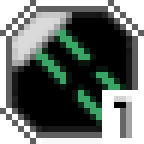
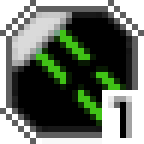
The second 144 × 144 image is a revision of the first. Changes to its layers:
painted on "Level" over [108, 96, 132, 138]
painted on "Abgerundetes Rechteck 1" over [36, 30, 132, 138]
